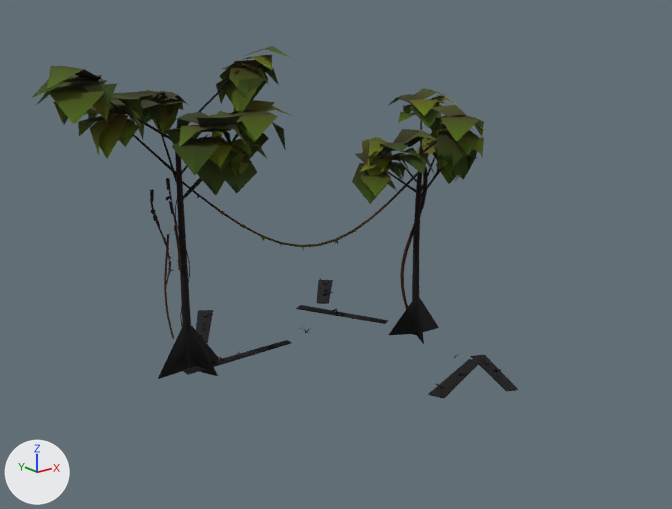
A saved change to the glTF model assets/models/vegetation/patches/patch_deadfall_far.glb.
Camera for both pictures: a 50 mm lens placed at (-21.4, -27.0, 15.4), pointed at (-0.9, -1.4, 5.1). Lighting does not change. The marker at lower left points along +X, +Y and +Z. The picture after the commit comes second. Vertices at exactly the same position are counted once.

Names of what the first picture shows: 'patch_deadfall_far'.
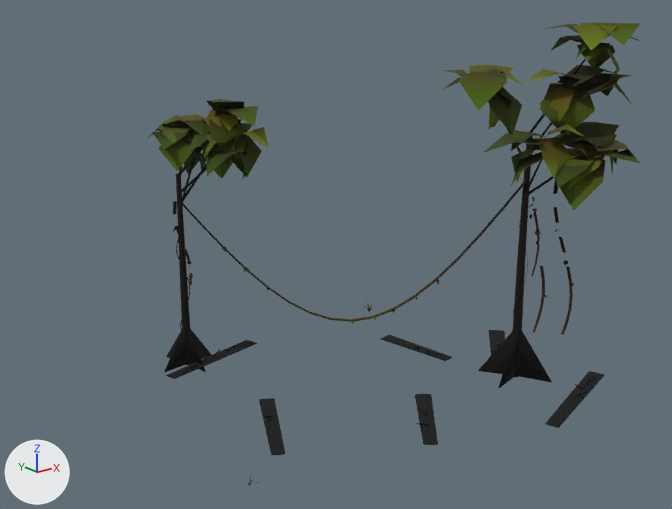
Where the change shows, as pixel boxes (x1, y1, x2, y2) in the pictures (672 x 509 px; the box of a moved part takes in the faces that stretch with it):
'patch_deadfall_far', reshaped (32% taller)
    before: (31, 46, 518, 398)
    after: (149, 22, 641, 486)
part 1 of me_patch_deadfall_far, moved or reshaped
    before: (316, 280, 333, 304)
    after: (415, 394, 438, 445)
part 2 of me_patch_deadfall_far, moved or reshaped
    before: (428, 359, 480, 398)
    after: (166, 340, 257, 379)
part 3 of me_patch_deadfall_far, moved or reshaped
    before: (296, 305, 389, 324)
    after: (545, 371, 604, 428)
part 4 of me_patch_deadfall_far, moved or reshaped
    before: (196, 310, 213, 343)
    after: (259, 398, 285, 455)
part 5 of me_patch_deadfall_far, moved or reshaped
    before: (470, 355, 518, 391)
    after: (381, 335, 453, 361)
part 6 of me_patch_deadfall_far, moved or reshaped (not visible afterwards)
    before: (387, 171, 418, 193)
part 7 of me_patch_deadfall_far, moved or reshaped
    before: (182, 340, 292, 375)
    after: (488, 330, 505, 355)
part 8 of me_patch_deadfall_far, moved or reshaped (not visible afterwards)
    before: (421, 167, 443, 197)
part 9 of me_patch_deadfall_far, moved or reshaped
    before: (175, 151, 192, 369)
    after: (176, 174, 190, 365)
part 10 of me_patch_deadfall_far, moved or reshaped
    before: (191, 325, 219, 362)
    after: (190, 329, 212, 359)
part 11 of me_patch_deadfall_far, moved or reshaped (not visible before)
    after: (166, 332, 181, 358)
part 12 of me_patch_deadfall_far, moved or reshaped
    before: (158, 326, 186, 379)
    after: (164, 330, 185, 372)
part 13 of me_patch_deadfall_far, moved or reshaped
    before: (189, 326, 218, 376)
    after: (188, 330, 206, 372)
part 14 of me_patch_deadfall_far, moved or reshaped
    before: (184, 130, 243, 195)
    after: (182, 163, 207, 203)
part 15 of me_patch_deadfall_far, deleted (green)
    before: (31, 46, 486, 356)
part 16 of me_patch_deadfall_far, built on
    before: (156, 66, 420, 326)
    after: (149, 22, 641, 389)

Patch to the scene script:
```diff
--- a/assets/models/vegetation/patches/patch_deadfall_far.glb.py
+++ b/assets/models/vegetation/patches/patch_deadfall_far.glb.py
@@ me_patch_deadfall_far @@
-me_patch_deadfall_far.from_pydata(...)  # 2700 vertices, 3130 faces; spans x -10.3..8.6, y -6.6..7.9, z 0.0..12.4
+me_patch_deadfall_far.from_pydata(...)  # 2269 vertices, 2683 faces; spans x -7.8..7.5, y -9.6..6.0, z 0.0..13.5
+# me_patch_deadfall_far part 1: the loose piece of 35 vertices spanning x 3.3..5.9, y 5.0..7.9, z 0.3 is scaled about its middle by (1.1, 1.14, 0.846), then moved by (-5.2, -12.5, 0.0)
+# me_patch_deadfall_far part 2: the loose piece of 35 vertices spanning x 0.7..4.4, y -5.4..-3.5, z 0.2..0.3 is scaled about its middle by (-1.25, -0.777, 0.969), then moved by (-6.3, 7.4, 0.0)
+# me_patch_deadfall_far part 3: the loose piece of 35 vertices spanning x 2.2..4.6, y 1.5..5.7, z 0.2 is turned -96.2 degrees about the z axis through its middle and scaled by 1.15, then moved by (1.3, -11.9, 0.0)
+# me_patch_deadfall_far part 4: the loose piece of 35 vertices spanning x -3.6..-0.9, y 4.4..7.9, z 0.2..0.3 is scaled about its middle by (0.933, 1.11, 0.817), then moved by (-2.8, -9.3, 0.0)
+# me_patch_deadfall_far part 5: the loose piece of 35 vertices spanning x 3.1..5.0, y -6.6..-3.3, z 0.2..0.3 is turned 32.3 degrees about the z axis through its middle and scaled by 1.01, then moved by (-0.7, 3.6, 0.0)
+# me_patch_deadfall_far part 6: the loose piece of 20 vertices spanning x 2.4..4.9, y 0.0..0.3, z 6.2..7.8 is scaled about its middle by (0.109, 0.504, 0.0571), then moved by (-0.4, -1.7, -6.6)
+# me_patch_deadfall_far part 7: the loose piece of 35 vertices spanning x -5.3..-0.3, y 2.3..2.8, z 0.2 is multiplied about its middle by the matrix ((-0.517, 0.895, 0.0), (-0.506, -0.928, 0.0), (0.0, 0.0, 1.29)), then moved by (8.8, -6.0, 0.1)
+# me_patch_deadfall_far part 8: the loose piece of 20 vertices spanning x 4.8..5.2, y -1.6..0.3, z 6.1..8.5 is scaled about its middle by (-1.01, 0.0298, 0.0697), then moved by (0.3, -3.2, -6.9)
+# me_patch_deadfall_far part 9: the loose piece of 30 vertices spanning x -4.9..-4.5, y 3.0..3.3, z 0.0..9.4 is scaled about its middle by (0.999, 0.999, 0.824), then moved by (0.2, 0.5, -0.8)
+# me_patch_deadfall_far part 10: the loose piece of 6 vertices spanning x -4.7..-3.3, y 3.1..3.2, z 0.0..2.1 is scaled about its middle by (0.822, 0.549, 0.824), then moved by (0.1, 0.5, -0.2)
+# me_patch_deadfall_far part 11: the loose piece of 6 vertices spanning x -4.8..-4.5, y 3.2..4.6, z 0.0..2.1 is scaled about its middle by (-1.29, 0.795, 0.824), then moved by (0.0, 0.3, -0.2)
+# me_patch_deadfall_far part 12: the loose piece of 6 vertices spanning x -6.2..-4.7, y 3.1..3.2, z 0.0..2.1 is scaled about its middle by (0.817, 1.54, 0.824), then moved by (0.4, 0.5, -0.2)
+# me_patch_deadfall_far part 13: the loose piece of 6 vertices spanning x -4.8..-4.2, y 1.8..3.2, z 0.0..2.1 is scaled about its middle by (0.235, 0.881, 0.824), then moved by (0.0, 0.6, -0.2)
+# me_patch_deadfall_far part 14: the loose piece of 20 vertices spanning x -4.8..-2.1, y 2.1..3.2, z 6.8..9.7 is scaled about its middle by (0.63, 0.762, 0.848), then moved by (-0.2, 0.6, -0.5)
+# me_patch_deadfall_far part 15: 225 loose pieces with 1862 vertices, spanning x -10.3..8.6, y -3.5..7.4, z 0.0..12.4, are deleted
+# me_patch_deadfall_far part 16: 1 vertex moved within x -3.4, y 2.2, z 8.9; 187 vertices removed from x -5.1..4.7, y 0.0..5.1, z 0.0..11.7; 1500 vertices added at x -4.9..6.7, y -9.6..6.0, z 0.0..13.5
+# other edits to the shape of me_patch_deadfall_far do not show in these pictures
 me_patch_deadfall_far.materials.append(mat_jungle_atlas)
```
